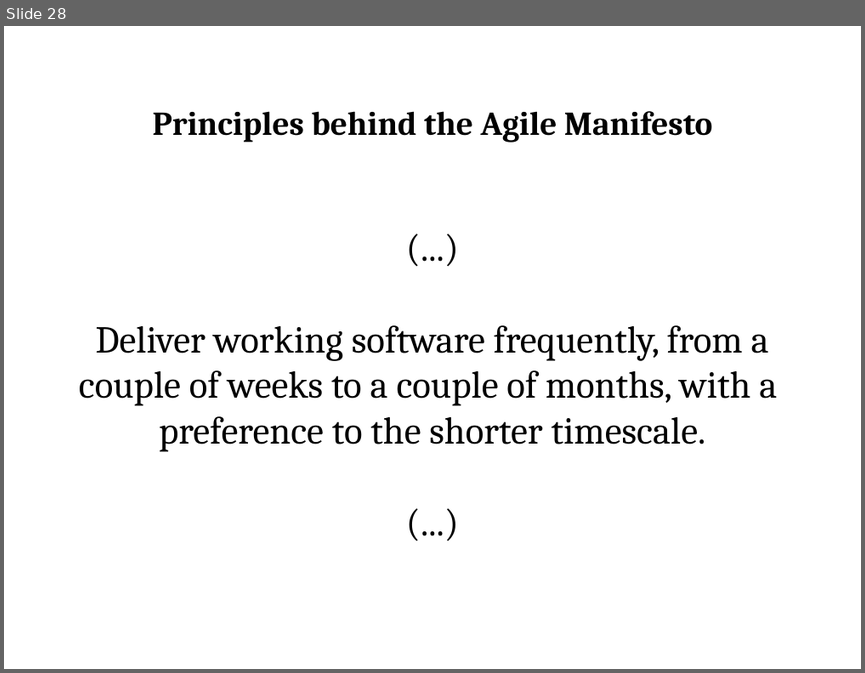
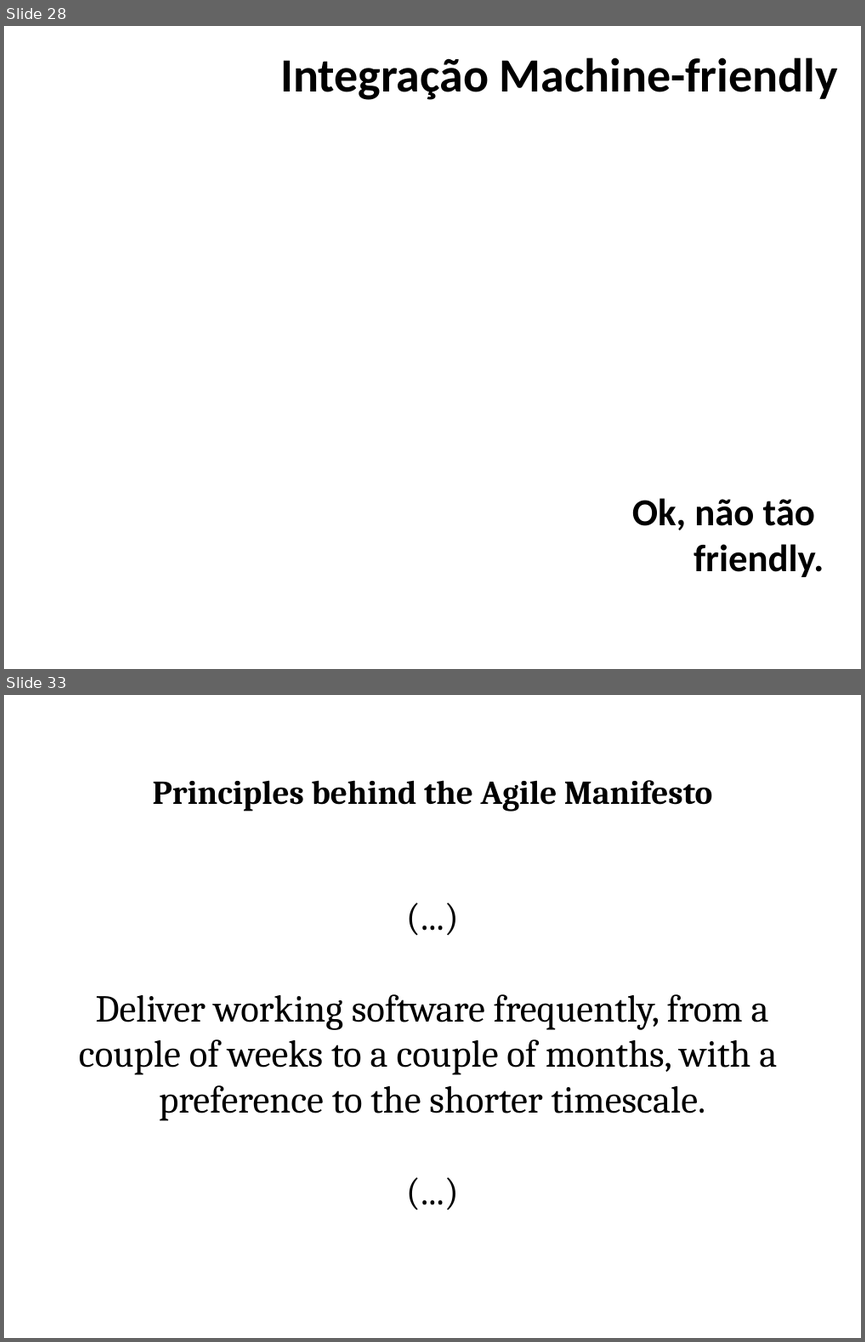
Before and after one commit to juanplopes/ci-alem-do-build, a slide deck: Presentation.pptx. Shown one above the other, each under a label of ours: slide 28 before the commit, slides 28 and 33 after it; the slides between them are not shown. The pictures are 865x673 and 865x1342 pixels, drawn with LibreOffice and Linux fonts; fonts in the diff are those of the drawing; background and template pictures are left out. Boxes give left, top, right and bottom in pixels: in the first picture for what was removed or moved away, otherwise in the second. Text is boxed around its words. In the diff, an @@ line names an element or a change of style, - is before the commit and + after.

```diff
--- a/Presentation.pptx
+++ b/Presentation.pptx
@@ slide 28 added at (x1=4, y1=26, x2=861, y2=669), background picture (left out) @@
@@ text added at (x1=280, y1=57, x2=838, y2=100), 40 pt, text #000000, bold @@
+Integração Machine-friendly
@@ text added at (x1=632, y1=498, x2=823, y2=577), 32 pt, text #000000, bold @@
+Ok, não tão
+friendly.
@@ what was slide 28 is now slide 33 @@
```
Also in this commit, not shown: 6 slides changed, 18 other slides added, 14 slides removed, 3 other files.
